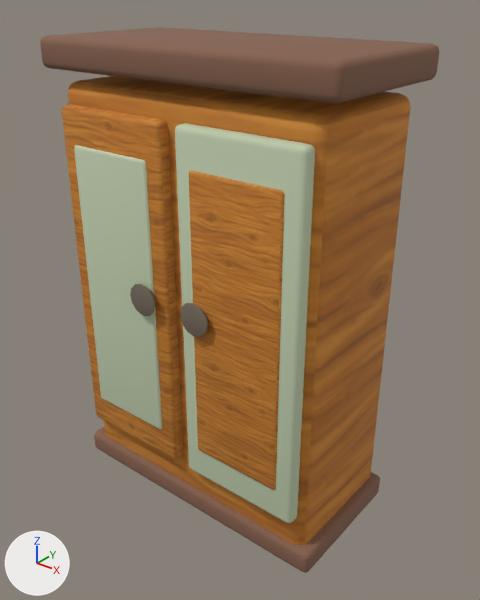
An edit to the glTF model public/models/furniture/wardrobe.glb, drawn before and after from the same camera.
One viewpoint serves both versions: a 50 mm camera at (1.52, -1.83, 2.09) aimed at (0.04, 0.01, 0.94). Lighting does not change. The marker at lower left points along +X, +Y and +Z. The older version comes first. Vertices at exactly the same position are counted once.

The first picture shows 'wardrobe'.
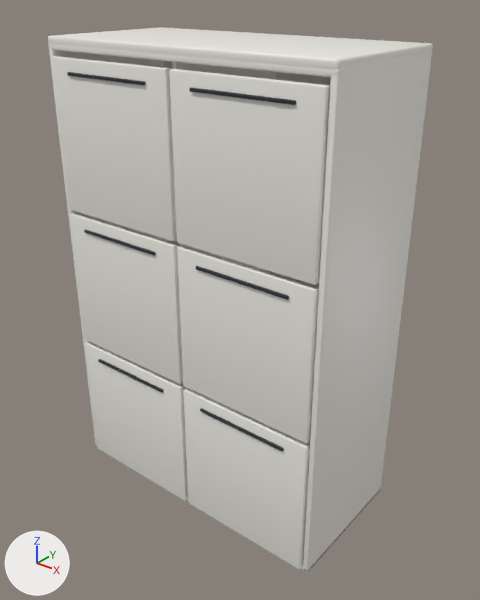
Where the change shows, as pixel boxes (x1, y1, x2, y2) in the pictures (480 x 600 px; the box of a moved part takes in the faces that stretch with it):
'wardrobe', surface changed, reshaped, moved
    before: (40, 27, 439, 573)
    after: (48, 27, 433, 573)
part 1 of me_cube_108, moved or reshaped (not visible afterwards)
    before: (94, 427, 380, 573)
part 2 of me_cube_108, moved or reshaped
    before: (74, 145, 162, 429)
    after: (98, 359, 164, 393)
part 3 of me_cube_108, moved or reshaped
    before: (189, 171, 285, 490)
    after: (84, 230, 156, 255)
part 4 of me_cube_108, moved or reshaped
    before: (40, 27, 439, 104)
    after: (67, 72, 145, 85)
part 5 of me_cube_108, moved or reshaped
    before: (175, 123, 315, 523)
    after: (200, 408, 284, 451)
part 6 of me_cube_108, moved or reshaped
    before: (62, 104, 183, 460)
    after: (195, 266, 289, 300)
part 7 of me_cube_108, moved or reshaped
    before: (68, 76, 411, 545)
    after: (190, 88, 296, 105)
part 8 of me_cube_108, added
    after: (85, 341, 188, 501)
part 9 of me_cube_108, added
    after: (70, 213, 183, 384)
part 10 of me_cube_108, added
    after: (52, 56, 177, 242)
part 11 of me_cube_108, added
    after: (183, 388, 310, 570)
part 12 of me_cube_108, added
    after: (177, 246, 319, 444)
part 13 of me_cube_108, added
    after: (169, 69, 330, 285)
part 14 of me_cube_108, deleted (brown)
    before: (130, 284, 156, 316)
part 15 of me_cube_108, deleted (brown)
    before: (180, 303, 208, 337)
part 16 of me_cube_108, added
    after: (48, 27, 433, 573)

Patch to the scene script:
```diff
--- a/public/models/furniture/wardrobe.glb.py
+++ b/public/models/furniture/wardrobe.glb.py
@@ mat_wood_honey_textured @@
 mat_wood_honey_textured = principled_material('wood-honey-textured')
-mat_wood_honey_textured.texture = img_handpainted_honey_oak
-mat_wood_honey_textured.roughness = 0.82
+mat_wood_honey_textured.base_color = (0.86, 0.84, 0.78)  # white #efece5
+mat_wood_honey_textured.roughness = 0.47
@@ me_cube_108 @@
-me_cube_108.from_pydata(...)  # 816 vertices, 1596 faces; spans x -0.62..0.62, y -0.36..0.3, z -0.85..0.97
+me_cube_108.from_pydata(...)  # 3744 vertices, 7332 faces; spans x -0.6..0.6, y -0.3..0.3, z 0.0..1.9
+# me_cube_108 part 1: the loose piece of 96 vertices spanning x -0.6..0.6, y -0.3..0.28, z -0.85..-0.75 is scaled about its middle by (0.885, 0.761, 0.969), then moved by (0.0, 0.03, 0.85), in mat_modern_recess_charcoal (dark grey #242c32)
+# me_cube_108 part 2: the loose piece of 96 vertices spanning x -0.47..-0.1, y -0.33..-0.3, z -0.49..0.61 is scaled about its middle by (1.06, 0.44, 0.00724), then moved by (-0.01, 0.02, 0.56), in mat_modern_recess_charcoal (dark grey #242c32)
+# me_cube_108 part 3: the loose piece of 96 vertices spanning x 0.1..0.47, y -0.33..-0.3, z -0.49..0.61 is scaled about its middle by (1.06, 0.44, 0.00724), then moved by (-0.57, 0.02, 1.14), in mat_modern_recess_charcoal (dark grey #242c32)
+# me_cube_108 part 4: the loose piece of 96 vertices spanning x -0.62..0.62, y -0.32..0.3, z 0.86..0.97 is scaled about its middle by (0.311, 0.0178, 0.0961), then moved by (-0.29, -0.28, 0.87), in mat_modern_recess_charcoal (dark grey #242c32)
+# me_cube_108 part 5: the loose piece of 96 vertices spanning x 0.03..0.53, y -0.32..-0.26, z -0.63..0.74 is scaled about its middle by (0.788, 0.257, 0.00586), then moved by (0.01, 0.0, 0.56), in mat_modern_recess_charcoal (dark grey #242c32)
+# me_cube_108 part 6: the loose piece of 96 vertices spanning x -0.53..-0.03, y -0.32..-0.26, z -0.63..0.74 is scaled about its middle by (0.788, 0.257, 0.00586), then moved by (0.57, 0.0, 1.14), in mat_modern_recess_charcoal (dark grey #242c32)
+# me_cube_108 part 7: the loose piece of 96 vertices spanning x -0.56..0.56, y -0.28..0.28, z -0.82..0.82 is scaled about its middle by (0.352, 0.0208, 0.00499), then moved by (0.29, -0.29, 1.78), in mat_modern_recess_charcoal (dark grey #242c32)
+# me_cube_108 part 8: the loose piece of 96 vertices spanning x -0.53..-0.03, y -0.32..-0.26, z -0.63..0.74 is copied, and the copy is scaled about its middle by (1.16, 0.438, 0.419), then moved by (-0.01, 0.01, 0.32); it spans x -0.57..-0.01, y -0.29..-0.27, z 0.1..0.67
+# me_cube_108 part 9: the loose piece of 96 vertices spanning x -0.53..-0.03, y -0.32..-0.26, z -0.63..0.74 is copied, and the copy is scaled about its middle by (1.16, 0.438, 0.419), then moved by (-0.01, 0.01, 0.91); it spans x -0.57..-0.01, y -0.29..-0.27, z 0.68..1.25
+# me_cube_108 part 10: the loose piece of 96 vertices spanning x -0.53..-0.03, y -0.32..-0.26, z -0.63..0.74 is copied, and the copy is scaled about its middle by (1.16, 0.438, 0.419), then moved by (-0.01, 0.01, 1.49); it spans x -0.57..-0.01, y -0.29..-0.27, z 1.26..1.83
+# me_cube_108 part 11: the loose piece of 96 vertices spanning x 0.03..0.53, y -0.32..-0.26, z -0.63..0.74 is copied, and the copy is scaled about its middle by (1.16, 0.438, 0.419), then moved by (0.01, 0.01, 0.32), in mat_wood_honey_textured (white #efece5); it spans x 0.01..0.57, y -0.29..-0.27, z 0.1..0.67
+# me_cube_108 part 12: the loose piece of 96 vertices spanning x 0.03..0.53, y -0.32..-0.26, z -0.63..0.74 is copied, and the copy is scaled about its middle by (1.16, 0.438, 0.419), then moved by (0.01, 0.01, 0.91), in mat_wood_honey_textured (white #efece5); it spans x 0.01..0.57, y -0.29..-0.27, z 0.68..1.25
+# me_cube_108 part 13: the loose piece of 96 vertices spanning x 0.03..0.53, y -0.32..-0.26, z -0.63..0.74 is copied, and the copy is scaled about its middle by (1.16, 0.438, 0.419), then moved by (0.01, 0.01, 1.49), in mat_wood_honey_textured (white #efece5); it spans x 0.01..0.57, y -0.29..-0.27, z 1.26..1.83
+# me_cube_108 part 14: the loose piece of 72 vertices spanning x -0.19..-0.06, y -0.36..-0.32, z 0.03..0.16 is deleted
+# me_cube_108 part 15: the loose piece of 72 vertices spanning x 0.06..0.19, y -0.36..-0.32, z 0.03..0.16 is deleted
+# me_cube_108 part 16: 1248 vertices added at x -0.6..0.6, y -0.28..0.29, z 0.09..1.9
+# other edits to the shape of me_cube_108 do not show in these pictures
 me_cube_108.materials.append(mat_wood_honey_textured)
-me_cube_108.materials.append(mat_wood_dark)  # brown #86614d
-me_cube_108.materials.append(mat_upholstery_textured)  # pale green #c5d3b3
-me_cube_108.materials.append(mat_aged_bronze)  # brown #7c6f61
+me_cube_108.materials.append(mat_modern_recess_charcoal)  # dark grey #242c32
+me_cube_108.materials.append(mat_modern_brushed_aluminum)  # light grey #c2cbd3
@@ ob_wardrobe @@
 ob_wardrobe = bpy.data.objects.new('wardrobe', me_cube_108)
-ob_wardrobe.location = (0.0, 0.01, 0.931)
+ob_wardrobe.location = (0.0, 0.0, 0.0)
```
